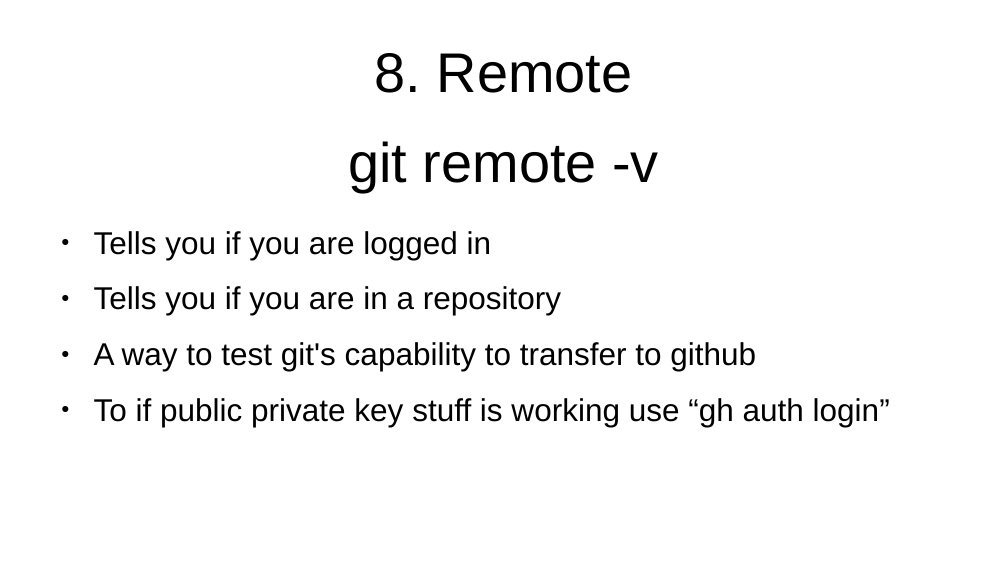
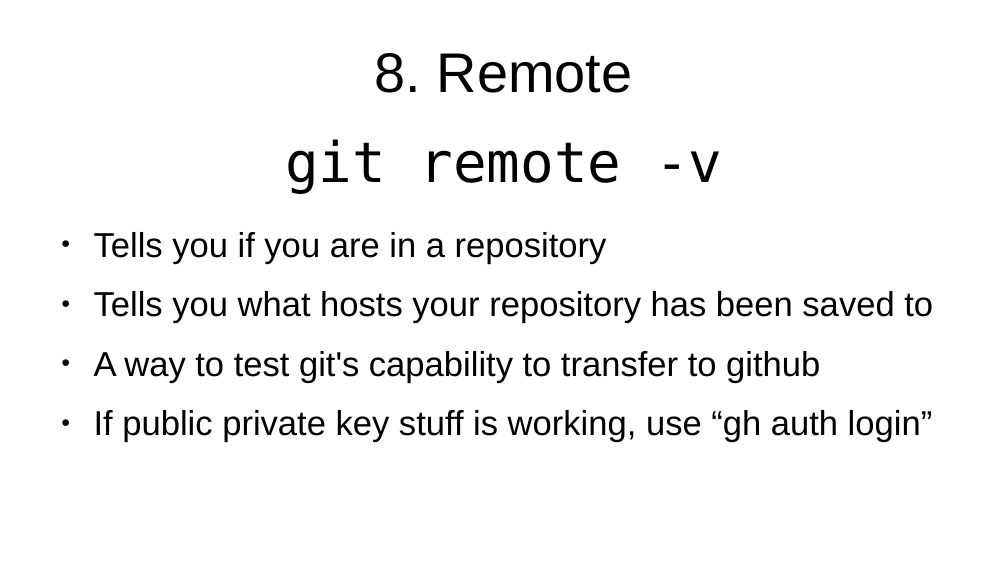
Before and after one commit to flintiii/TenStatementGit, a slide deck: slide 23 of vm_workshop_presentation.odp. Drawn at 1008x567 pixels with LibreOffice and Linux fonts; fonts in the diff are those of the drawing. Boxes give left, top, right and bottom in pixels: in the first picture for what was removed or moved away, otherwise in the second. Text is boxed around its words. In the diff, an @@ line names an element or a change of style, - is before the commit and + after.

```diff
--- a/vm_workshop_presentation.odp
+++ b/vm_workshop_presentation.odp
@@ title "git remote -v" at (285, 139, 722, 194): font Arial to DejaVu Sans Mono @@
@@ text at (94, 231, 492, 260): paragraph removed @@
-● Tells you if you are logged in
@@ text at (94, 232, 820, 383): size 24.8 to 27.2 pt in "Tells you if you are in a ...", "A way to test git's capability to ..." @@
@@ text at (94, 291, 933, 323): paragraph added @@
+● Tells you what hosts your repository has been saved to
@@ text at (94, 410, 933, 442): text changed; size 24.8 to 27.2 pt @@
-● To if public private key stuff is working use “gh auth login”
+● If public private key stuff is working, use “gh auth login”
```
Also in this commit, not shown: 24 other slides changed, 2 slides added, 1 slide removed.
